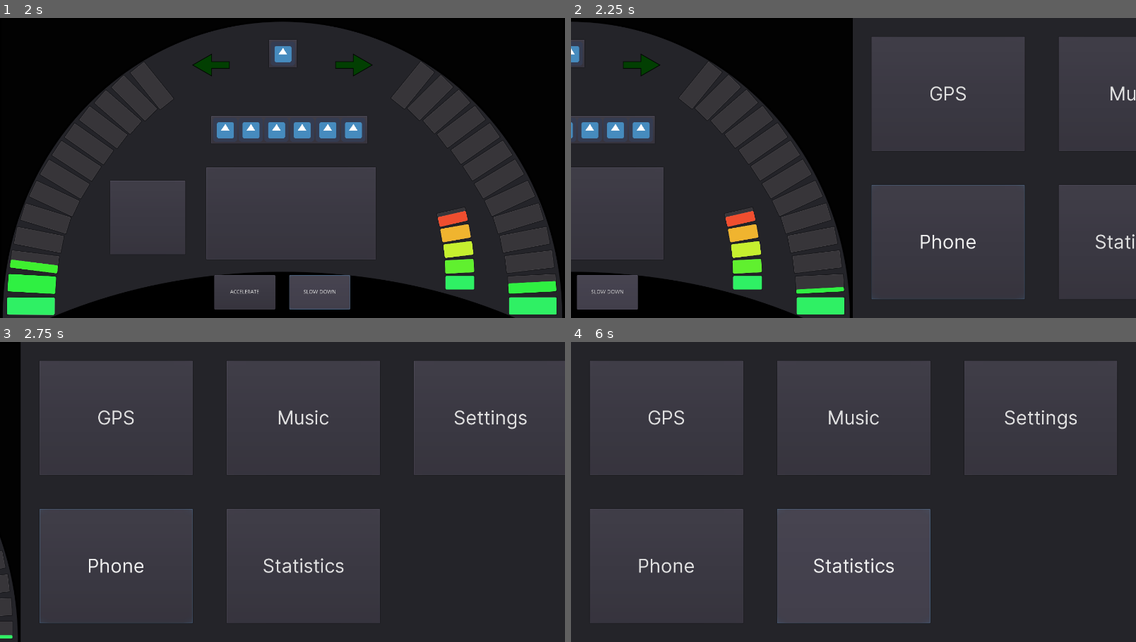
Above: before the commit, frames 1-4 (two rows, left to right).
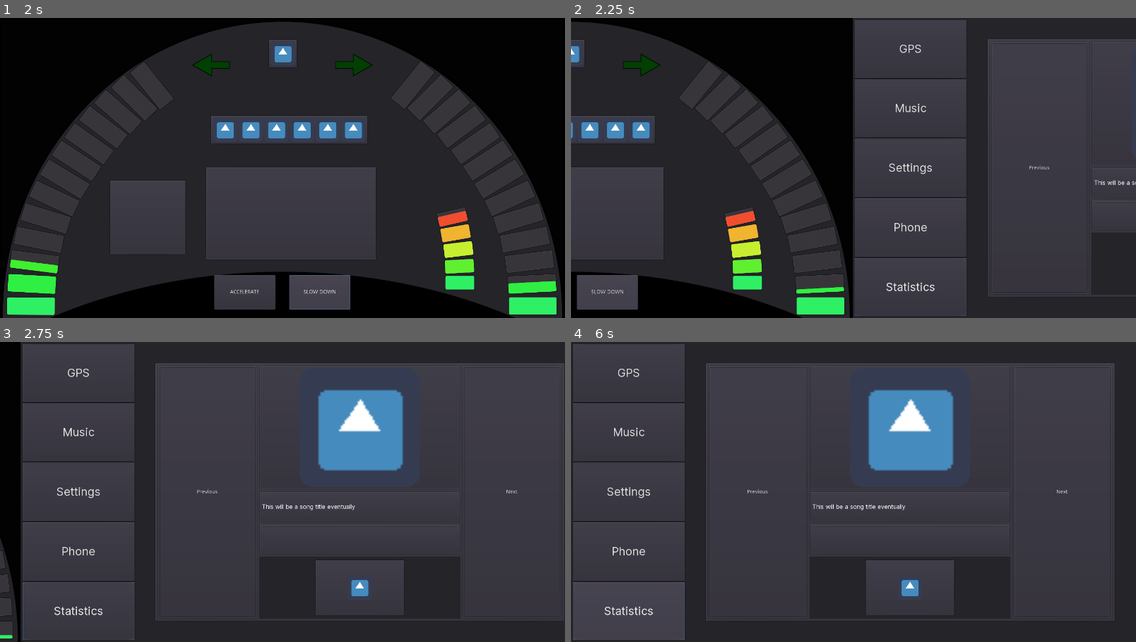
Above: after the commit, the same moments.

Repository: przadkap/car-dashboard
Game: Godot game, scene res://BTWScreen/BehindTheWheelScreen.tscn
Same seed, same stepped clock (60 frames per second), same inputs: the game is played once before the commit and once after it. The engine's default icon, where the game draws it, is replaced by a stand-in: a white triangle on a blue panel in a dark square.
Inputs:
- Up to frame 1 (2 s): click "ACCELERATE" at 0.5 s; click "SLOW DOWN" at 1.25 s
- Up to frame 2 (2.25 s): tap Enter at 2 s; hold Right from 2.03 s (still down); tap 0 at 2.1 s
- Up to frame 3 (2.75 s): keep holding Right
- Up to frame 4 (6 s): release Right at 2.75 s; click "GPS" at 2.75 s; click "Music" at 3.5 s; click "Settings" at 4.25 s; click "Phone" at 5 s; click "Statistics" at 5.75 s

Frame 1 is identical in both runs. In frame 2, 13% of the frame differs, in the area x 50-100%, y 0-100%; in frame 3, 26%; in frame 4, 29%, in the area x 0-97%, y 0-100%.

Commit message:
add music player WIP

Diff:
--- a/Car Dashboard/BTWScreen/BehindTheWheelScreen.tscn
+++ b/Car Dashboard/BTWScreen/BehindTheWheelScreen.tscn
@@ -12,21 +12,31 @@
 [ext_resource path="res://images/turn_idle.png" type="Texture" id=10]
 [ext_resource path="res://BTWScreen/TurnLeft.gd" type="Script" id=11]
 [ext_resource path="res://BTWScreen/TurnRight.gd" type="Script" id=12]
+[ext_resource path="res://MMScreen/styleboxes/multimedia_tiles.tres" type="StyleBox" id=13]
+[ext_resource path="res://MMScreen/PanelContainer.gd" type="Script" id=14]
+[ext_resource path="res://fonts/BaseFont.tres" type="DynamicFont" id=15]
+[ext_resource path="res://MMScreen/styleboxes/multimedia_sidebar.tres" type="StyleBox" id=16]
+[ext_resource path="res://MMScreen/MusicPlayer.gd" type="Script" id=17]
+[ext_resource path="res://BTWScreen/MultimediaScreen.gd" type="Script" id=19]
 
 [sub_resource type="StyleBoxEmpty" id=1]
 
 [sub_resource type="StyleBoxEmpty" id=2]
-
-[sub_resource type="StyleBoxFlat" id=3]
-content_margin_left = 50.0
-content_margin_right = 50.0
-content_margin_top = 50.0
-content_margin_bottom = 50.0
-bg_color = Color( 0.145098, 0.145098, 0.164706, 1 )
 
 [sub_resource type="DynamicFont" id=4]
 size = 50
 font_data = ExtResource( 7 )
+
+[sub_resource type="DynamicFont" id=5]
+size = 30
+font_data = ExtResource( 7 )
+
+[sub_resource type="StyleBoxFlat" id=6]
+content_margin_left = 150.0
+content_margin_right = 150.0
+content_margin_top = 10.0
+content_margin_bottom = 10.0
+bg_color = Color( 0.145098, 0.145098, 0.164706, 1 )
 
 [node name="App" type="Control"]
 margin_left = 2.1189
@@ -701,6 +711,7 @@
 margin_left = 1500.0
 margin_right = 3000.0
 margin_bottom = 800.0
+script = ExtResource( 19 )
 __meta__ = {
 "_edit_lock_": true
 }
@@ -708,12 +719,14 @@
 [node name="PanelContainer" type="PanelContainer" parent="MultimediaScreen"]
 anchor_right = 1.0
 anchor_bottom = 1.0
-custom_styles/panel = SubResource( 3 )
+custom_styles/panel = ExtResource( 16 )
+script = ExtResource( 14 )
 __meta__ = {
 "_edit_use_anchors_": false
 }
 
 [node name="GridContainer" type="GridContainer" parent="MultimediaScreen/PanelContainer"]
+visible = false
 margin_left = 50.0
 margin_top = 50.0
 margin_right = 1450.0
@@ -783,6 +796,215 @@
 size_flags_vertical = 3
 custom_fonts/font = SubResource( 4 )
 text = "GPS"
+
+[node name="SideSeparator" type="HBoxContainer" parent="MultimediaScreen/PanelContainer"]
+margin_left = 5.0
+margin_top = 5.0
+margin_right = 1495.0
+margin_bottom = 795.0
+size_flags_horizontal = 3
+size_flags_vertical = 3
+
+[node name="Sidebar" type="VBoxContainer" parent="MultimediaScreen/PanelContainer/SideSeparator"]
+margin_right = 297.0
+margin_bottom = 790.0
+size_flags_horizontal = 3
+size_flags_vertical = 3
+
+[node name="GPS" type="Button" parent="MultimediaScreen/PanelContainer/SideSeparator/Sidebar"]
+margin_right = 297.0
+margin_bottom = 154.0
+rect_min_size = Vector2( 0, 130 )
+size_flags_vertical = 3
+custom_fonts/font = SubResource( 5 )
+text = "GPS"
+
+[node name="Music" type="Button" parent="MultimediaScreen/PanelContainer/SideSeparator/Sidebar"]
+margin_top = 158.0
+margin_right = 297.0
+margin_bottom = 313.0
+rect_min_size = Vector2( 0, 130 )
+size_flags_vertical = 3
+custom_fonts/font = SubResource( 5 )
+text = "Music"
+
+[node name="Settings" type="Button" parent="MultimediaScreen/PanelContainer/SideSeparator/Sidebar"]
+margin_top = 317.0
+margin_right = 297.0
+margin_bottom = 472.0
+rect_min_size = Vector2( 0, 130 )
+size_flags_vertical = 3
+custom_fonts/font = SubResource( 5 )
+text = "Settings"
+
+[node name="Phone" type="Button" parent="MultimediaScreen/PanelContainer/SideSeparator/Sidebar"]
+margin_top = 476.0
+margin_right = 297.0
+margin_bottom = 631.0
+rect_min_size = Vector2( 0, 130 )
+size_flags_vertical = 3
+custom_fonts/font = SubResource( 5 )
+text = "Phone"
+
+[node name="Statistics" type="Button" parent="MultimediaScreen/PanelContainer/SideSeparator/Sidebar"]
+margin_top = 635.0
+margin_right = 297.0
+margin_bottom = 790.0
+rect_min_size = Vector2( 0, 130 )
+size_flags_vertical = 3
+custom_fonts/font = SubResource( 5 )
+text = "Statistics"
+
+[node name="Button6" type="Button" parent="MultimediaScreen/PanelContainer/SideSeparator/Sidebar"]
+visible = false
+margin_top = 670.0
+margin_right = 299.0
+margin_bottom = 800.0
+rect_min_size = Vector2( 0, 130 )
+size_flags_vertical = 3
+custom_fonts/font = SubResource( 5 )
+text = "GPS"
+
+[node name="Content" type="PanelContainer" parent="MultimediaScreen/PanelContainer/SideSeparator"]
+margin_left = 301.0
+margin_right = 1490.0
+margin_bottom = 790.0
+size_flags_horizontal = 3
+size_flags_vertical = 3
+size_flags_stretch_ratio = 4.0
+custom_styles/panel = ExtResource( 13 )
+
+[node name="MusicPlayer" type="PanelContainer" parent="MultimediaScreen/PanelContainer/SideSeparator/Content"]
+margin_left = 50.0
+margin_top = 50.0
+margin_right = 1139.0
+margin_bottom = 740.0
+script = ExtResource( 17 )
+
+[node name="MasterHBox" type="HBoxContainer" parent="MultimediaScreen/PanelContainer/SideSeparator/Content/MusicPlayer"]
+margin_left = 7.0
+margin_top = 7.0
+margin_right = 1082.0
+margin_bottom = 683.0
+size_flags_horizontal = 3
+size_flags_vertical = 3
+
+[node name="PreviousSong" type="PanelContainer" parent="MultimediaScreen/PanelContainer/SideSeparator/Content/MusicPlayer/MasterHBox"]
+margin_right = 266.0
+margin_bottom = 676.0
+size_flags_horizontal = 3
+size_flags_vertical = 3
+
+[node name="PreviousSong" type="Button" parent="MultimediaScreen/PanelContainer/SideSeparator/Content/MusicPlayer/MasterHBox/PreviousSong"]
+margin_left = 7.0
+margin_top = 7.0
+margin_right = 259.0
+margin_bottom = 669.0
+text = "Previous"
+
+[node name="VBoxMiddle" type="VBoxContainer" parent="MultimediaScreen/PanelContainer/SideSeparator/Content/MusicPlayer/MasterHBox"]
+margin_left = 270.0
+margin_right = 804.0
+margin_bottom = 676.0
+size_flags_horizontal = 3
+size_flags_vertical = 3
+size_flags_stretch_ratio = 2.0
+
+[node name="AlbumCover" type="PanelContainer" parent="MultimediaScreen/PanelContainer/SideSeparator/Content/MusicPlayer/MasterHBox/VBoxMiddle"]
+margin_right = 534.0
+margin_bottom = 332.0
+size_flags_horizontal = 3
+size_flags_vertical = 3
+size_flags_stretch_ratio = 2.0
+
+[node name="TextureRect" type="TextureRect" parent="MultimediaScreen/PanelContainer/SideSeparator/Content/MusicPlayer/MasterHBox/VBoxMiddle/AlbumCover"]
+margin_left = 7.0
+margin_top = 7.0
+margin_right = 527.0
+margin_bottom = 325.0
+texture = ExtResource( 5 )
+expand = true
+stretch_mode = 6
+
+[node name="SongTitle" type="PanelContainer" parent="MultimediaScreen/PanelContainer/SideSeparator/Content/MusicPlayer/MasterHBox/VBoxMiddle"]
+margin_top = 336.0
+margin_right = 534.0
+margin_bottom = 419.0
+size_flags_horizontal = 3
+size_flags_vertical = 3
+size_flags_stretch_ratio = 0.5
+
+[node name="Label" type="Label" parent="MultimediaScreen/PanelContainer/SideSeparator/Content/MusicPlayer/MasterHBox/VBoxMiddle/SongTitle"]
+margin_left = 7.0
+margin_top = 31.0
+margin_right = 527.0
+margin_bottom = 51.0
+custom_fonts/font = ExtResource( 15 )
+text = "This will be a song title eventually"
+
+[node name="SongProgress" type="PanelContainer" parent="MultimediaScreen/PanelContainer/SideSeparator/Content/MusicPlayer/MasterHBox/VBoxMiddle"]
+margin_top = 423.0
+margin_right = 534.0
+margin_bottom = 506.0
+size_flags_horizontal = 3
+size_flags_vertical = 3
+size_flags_stretch_ratio = 0.5
+
+[node name="ProgressBar" type="ProgressBar" parent="MultimediaScreen/PanelContainer/SideSeparator/Content/MusicPlayer/MasterHBox/VBoxMiddle/SongProgress"]
+margin_left = 7.0
+margin_top = 7.0
+margin_right = 527.0
+margin_bottom = 21.0
+percent_visible = false
+
+[node name="PlayPause" type="PanelContainer" parent="MultimediaScreen/PanelContainer/SideSeparator/Content/MusicPlayer/MasterHBox/VBoxMiddle"]
+margin_top = 510.0
+margin_right = 534.0
+margin_bottom = 676.0
+size_flags_horizontal = 3
+size_flags_vertical = 3
+custom_styles/panel = SubResource( 6 )
+
+[node name="PlayPause" type="Button" parent="MultimediaScreen/PanelContainer/SideSeparator/Content/MusicPlayer/MasterHBox/VBoxMiddle/PlayPause"]
+margin_left = 150.0
+margin_top = 10.0
+margin_right = 384.0
+margin_bottom = 156.0
+__meta__ = {
+"_edit_group_": true
+}
+
+[node name="TextureRect" type="TextureRect" parent="MultimediaScreen/PanelContainer/SideSeparator/Content/MusicPlayer/MasterHBox/VBoxMiddle/PlayPause/PlayPause"]
+anchor_left = 0.5
+anchor_top = 0.5
+anchor_right = 0.5
+anchor_bottom = 0.5
+margin_left = -32.0
+margin_top = -32.0
+margin_right = 32.0
+margin_bottom = 32.0
+texture = ExtResource( 5 )
+stretch_mode = 4
+__meta__ = {
+"_edit_use_anchors_": false
+}
+
+[node name="NextSong" type="PanelContainer" parent="MultimediaScreen/PanelContainer/SideSeparator/Content/MusicPlayer/MasterHBox"]
+margin_left = 808.0
+margin_right = 1075.0
+margin_bottom = 676.0
+size_flags_horizontal = 3
+size_flags_vertical = 3
+
+[node name="NextSong" type="Button" parent="MultimediaScreen/PanelContainer/SideSeparator/Content/MusicPlayer/MasterHBox/NextSong"]
+margin_left = 7.0
+margin_top = 7.0
+margin_right = 260.0
+margin_bottom = 669.0
+text = "Next"
+
+[node name="MusicAudio" type="AudioStreamPlayer" parent="MultimediaScreen"]
+volume_db = -10.0
 [connection signal="turn_left" from="." to="BTWScreen/TurnRight" method="_on_App_turn_off"]
 [connection signal="turn_left" from="." to="BTWScreen/TurnLeft" method="_on_App_turn_left"]
 [connection signal="turn_off" from="." to="BTWScreen/TurnRight" method="_on_App_turn_off"]
@@ -795,3 +1017,5 @@
 [connection signal="pressed" from="BTWScreen/AccelerateButton" to="BTWScreen/Accelerometer" method="_on_Accelerate_pressed"]
 [connection signal="pressed" from="BTWScreen/AccelerateButton2" to="BTWScreen/Accelerometer" method="_on_Decelerate_pressed"]
 [connection signal="timeout" from="BTWScreen/SpeedCheck" to="BTWScreen/Accelerometer" method="_on_SpeedCheck_timeout"]
+[connection signal="music_toggle" from="MultimediaScreen/PanelContainer/SideSeparator/Content/MusicPlayer" to="MultimediaScreen" method="_on_MusicPlayer_music_toggle"]
+[connection signal="pressed" from="MultimediaScreen/PanelContainer/SideSeparator/Content/MusicPlayer/MasterHBox/VBoxMiddle/PlayPause/PlayPause" to="MultimediaScreen/PanelContainer/SideSeparator/Content/MusicPlayer" method="_on_PlayPause_pressed"]
--- /dev/null
+++ b/Car Dashboard/BTWScreen/MultimediaScreen.gd
@@ -0,0 +1,32 @@
+extends Control
+
+var song_info = [
+	{"title": "All That", "path": "res://music/allthat.ogg"},
+	{"title": "Dance", "path": "res://music/dance.ogg"},
+	{"title": "E.R.F.", "path": "res://music/erf.ogg"},
+	{"title": "Hip Jazz", "path": "res://music/hipjazz.ogg"},
+	{"title": "Sexy", "path": "res://music/sexy.ogg"},
+]
+
+var songs = []
+
+func _ready():
+	for song in song_info:
+		songs.append({"title": song["title"], "stream": load(song["path"])})
+	$MusicAudio.stream = songs[0]["stream"]
+
+
+# Called every frame. 'delta' is the elapsed time since the previous frame.
+#func _process(delta):
+#	pass
+
+
+func _on_MusicPlayer_music_toggle():
+	if $MusicAudio.playing:
+		if $MusicAudio.stream_paused:
+			$MusicAudio.stream_paused = false
+		else:
+			$MusicAudio.stream_paused = true
+	else:
+		$MusicAudio.playing = true
+		$MusicAudio.stream_paused = false
--- /dev/null
+++ b/Car Dashboard/MMScreen/MusicPlayer.gd
@@ -0,0 +1,10 @@
+extends PanelContainer
+
+signal music_toggle
+
+func _ready():
+	pass # Replace with function body.
+
+
+func _on_PlayPause_pressed():
+	emit_signal("music_toggle")
--- /dev/null
+++ b/Car Dashboard/MMScreen/PanelContainer.gd
@@ -0,0 +1,16 @@
+extends PanelContainer
+
+
+# Declare member variables here. Examples:
+# var a = 2
+# var b = "text"
+var tile_stylebox = preload("res://MMScreen/styleboxes/multimedia_tiles.tres")
+var selected_stylebox = preload("res://MMScreen/styleboxes/multimedia_sidebar.tres")
+
+# Called when the node enters the scene tree for the first time.
+func _ready():
+	add_stylebox_override("panel", selected_stylebox)
+
+# Called every frame. 'delta' is the elapsed time since the previous frame.
+#func _process(delta):
+#	pass
--- /dev/null
+++ b/Car Dashboard/MMScreen/styleboxes/multimedia_sidebar.tres
@@ -0,0 +1,8 @@
+[gd_resource type="StyleBoxFlat" format=2]
+
+[resource]
+content_margin_left = 5.0
+content_margin_right = 5.0
+content_margin_top = 5.0
+content_margin_bottom = 5.0
+bg_color = Color( 0.145098, 0.145098, 0.164706, 1 )
--- /dev/null
+++ b/Car Dashboard/MMScreen/styleboxes/multimedia_tiles.tres
@@ -0,0 +1,8 @@
+[gd_resource type="StyleBoxFlat" format=2]
+
+[resource]
+content_margin_left = 50.0
+content_margin_right = 50.0
+content_margin_top = 50.0
+content_margin_bottom = 50.0
+bg_color = Color( 0.145098, 0.145098, 0.164706, 1 )
Not shown: 1 places in Car Dashboard/BTWScreen/BehindTheWheelScreen.tscn that only renumber resources
Not shown, added: Car Dashboard/music/allthat.ogg.import
Not shown, added: Car Dashboard/music/bensound-allthat.ogg.import
Not shown, added: Car Dashboard/music/bensound-dance.ogg.import
Not shown, added: Car Dashboard/music/bensound-erf.ogg.import
Not shown, added: Car Dashboard/music/bensound-hipjazz.ogg.import
Not shown, added: Car Dashboard/music/bensound-sexy.ogg.import
Not shown, added: Car Dashboard/music/dance.ogg.import
Not shown, added: Car Dashboard/music/erf.ogg.import
Not shown, added: Car Dashboard/music/hipjazz.ogg.import
Not shown, added: Car Dashboard/music/sexy.ogg.import
Not shown, added: Car Dashboard/music/allthat.ogg
(and 4 more such lines)
